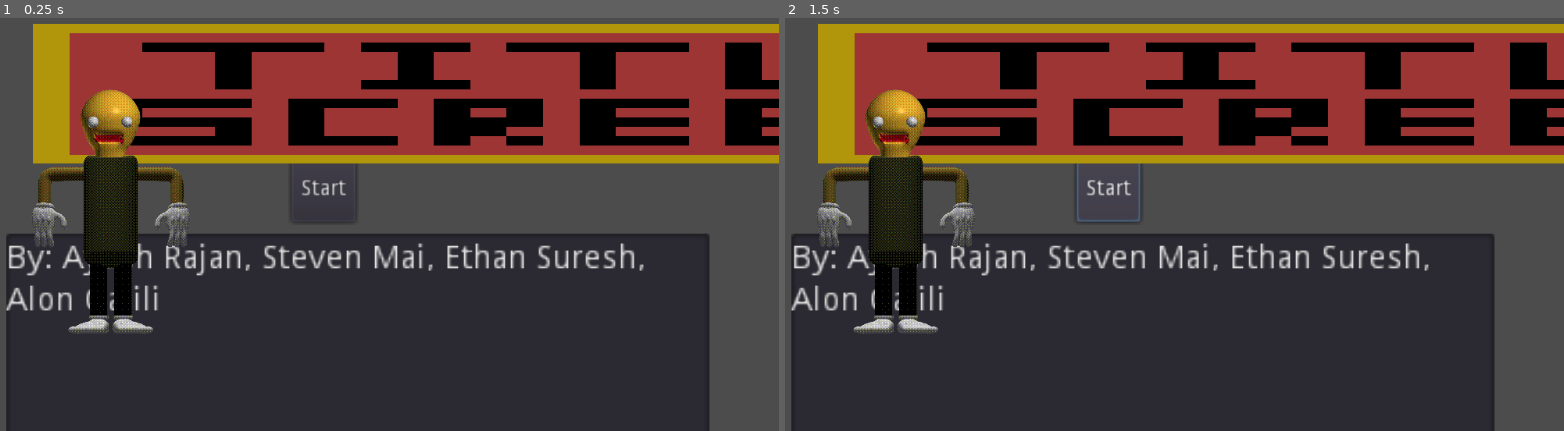
Above: before the commit, frames 1-2 (left to right).
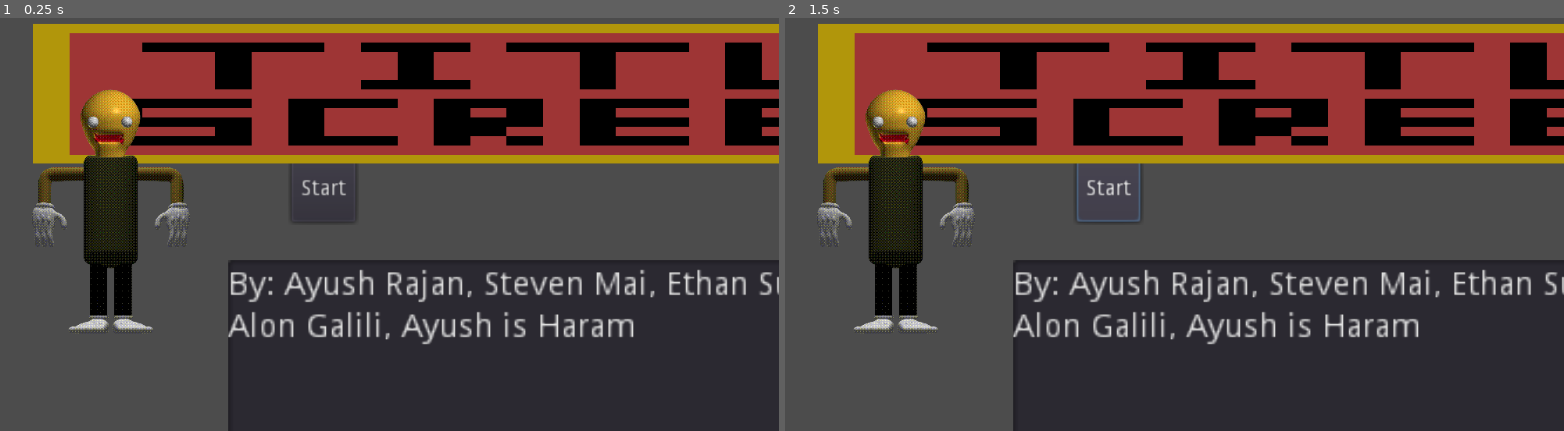
Above: after the commit, the same moments.

Repository: asuradev99/CP2-Group-project
Game: Godot game, scene res://Node2D.tscn
The game is run twice, just before and just after one commit, with the same random seed, the same clock (stepped at 60 frames per second) and the same inputs.
Inputs:
- Up to frame 1 (0.25 s): no input
- Up to frame 2 (1.5 s): click "Start" at 0.5 s; click "Start" at 1.25 s

The runs differ from the first frame. In frame 1, 22% of the frame differs, in the area x 0-100%, y 52-100%; in frame 2, 22%.

Commit message:
test

Diff:
--- a/Node2D.tscn
+++ b/Node2D.tscn
@@ -20,14 +20,14 @@
 stream = ExtResource( 4 )
 
 [node name="TextEdit" type="TextEdit" parent="."]
-margin_left = 35.0
-margin_top = 347.0
-margin_right = 335.0
-margin_bottom = 447.0
+margin_left = 319.0
+margin_top = 381.0
+margin_right = 619.0
+margin_bottom = 481.0
 rect_min_size = Vector2( 300, 0 )
 rect_scale = Vector2( 3, 3 )
 text = "By: Ayush Rajan, Steven Mai, Ethan Suresh,
-Alon Galili"
+Alon Galili, Ayush is Haram"
 
 [node name="TitleScreenPlaceholder-1png" type="Sprite" parent="."]
 position = Vector2( 768.75, 162 )
--- a/project.godot
+++ b/project.godot
@@ -9,43 +9,19 @@
 config_version=4
 
 _global_script_classes=[ {
-"base": "HBoxContainer",
-"class": "ContributorClass",
-"language": "GDScript",
-"path": "res://addons/github-integration/scripts/ContributorClass.gd"
-}, {
-"base": "PanelContainer",
-"class": "GistItem",
-"language": "GDScript",
-"path": "res://addons/github-integration/scripts/GistItem.gd"
-}, {
 "base": "Node2D",
 "class": "GridEntity2D",
 "language": "GDScript",
 "path": "res://GridEntity2D.gd"
 }, {
-"base": "HBoxContainer",
-"class": "InvitationItem",
-"language": "GDScript",
-"path": "res://addons/github-integration/scripts/InvitationItem.gd"
-}, {
 "base": "GridEntity2D",
 "class": "Player",
 "language": "GDScript",
 "path": "res://Player.gd"
-}, {
-"base": "PanelContainer",
-"class": "RepositoryItem",
-"language": "GDScript",
-"path": "res://addons/github-integration/scripts/RepositoryItem.gd"
 } ]
 _global_script_class_icons={
-"ContributorClass": "",
-"GistItem": "",
 "GridEntity2D": "",
-"InvitationItem": "",
-"Player": "",
-"RepositoryItem": ""
+"Player": ""
 }
 
 [application]
